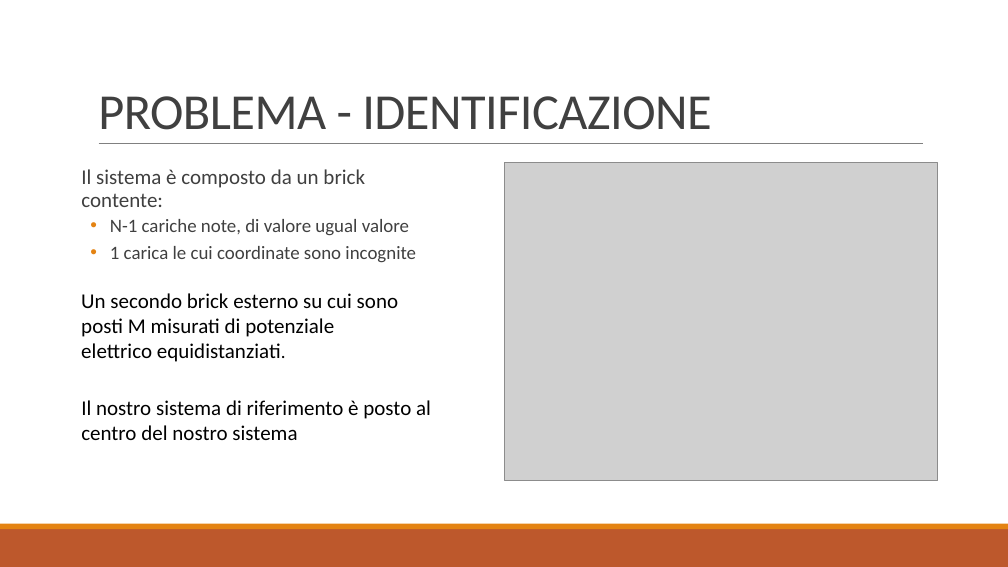
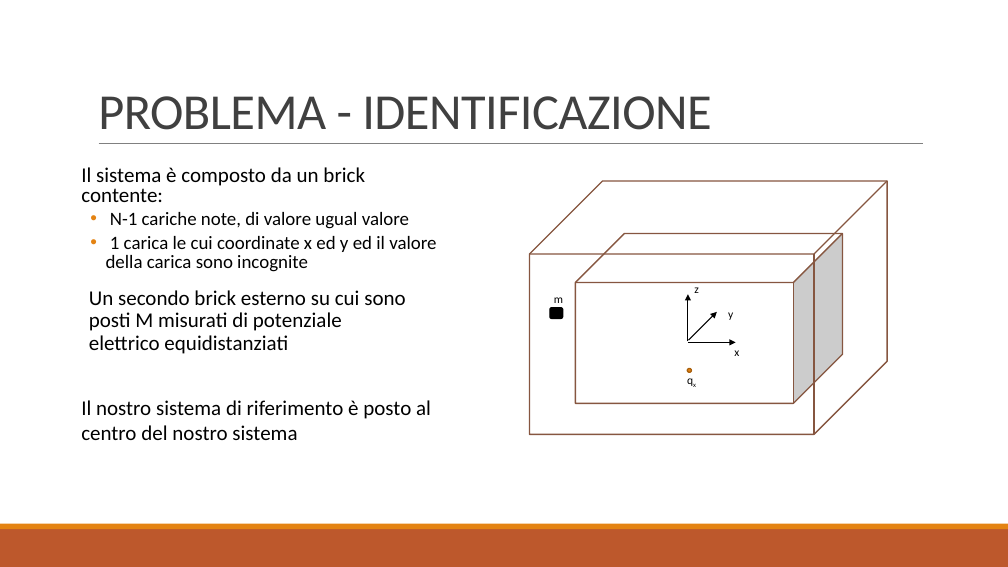
Before and after one commit to baldimario/Simplex, a slide deck: slide 2 of IDENTICAZIONE SISTEMA DI CARICHE PUNTIFORMI DA MISURE DI.pptx. Drawn at 1008x567 pixels with LibreOffice and Linux fonts; fonts in the diff are those of the drawing; grey boxes stand for pictures. Boxes give left, top, right and bottom in pixels: in the first picture for what was removed or moved away, otherwise in the second. Text is boxed around its words. In the diff, an @@ line names an element or a change of style, - is before the commit and + after.

```diff
--- a/IDENTICAZIONE SISTEMA DI CARICHE PUNTIFORMI DA MISURE DI.pptx
+++ b/IDENTICAZIONE SISTEMA DI CARICHE PUNTIFORMI DA MISURE DI.pptx
@@ text at [81,167,409,229]: text colour #404040 to #000000 in "Il sistema è composto da un brick ...", "N-1 cariche note, di valore ugual valore"; line spacing 0.9 to 0.8 @@
@@ picture removed at [505,163,938,481] @@
@@ cube added at [529,181,887,434], outline #865640 1.25 pt @@
@@ text at [106,236,436,272]: text changed; text colour #404040 to #000000 @@
-  • 1 carica le cui coordinate sono incognite
+  • 1 carica le cui coordinate x ed y ed il valore della carica sono incognite
@@ cube added at [575,234,842,404], fill #FFFFFF, outline #865640 1.25 pt @@
@@ text at [89,290,405,354]: text changed @@
-Un secondo brick esterno su cui sono posti M misurati di potenziale elettrico equidistanziati.
+  Un secondo brick esterno su cui sono posti M misurati di potenziale elettrico equidistanziati
@@ text added at [554,297,563,303], 11 pt, text #000000 @@
+m
@@ arrow added from (688, 342) to (688, 294), #000000 1 pt @@
@@ text added at [694,287,699,293], 11 pt, text #000000 @@
+z
@@ rounded rectangle added at [550,308,563,318], fill #000000, outline #000000 1.25 pt @@
@@ arrow added from (689, 340) to (717, 312), #000000 1 pt @@
@@ text added at [728,312,733,320], 11 pt, text #000000 @@
+y
@@ arrow added from (688, 343) to (736, 343), #000000 1 pt @@
@@ text added at [734,350,739,356], 11 pt, text #000000 @@
+x
@@ text added at [680,368,706,390], 11 pt, text #000000 @@
+qx
@@ ellipse added at [687,368,691,372], fill #E48312, outline #A9610D 1.25 pt @@
```
Also in this commit, not shown: 8 other slides changed, 3 slides added, 2 slides removed, 2 other files.
